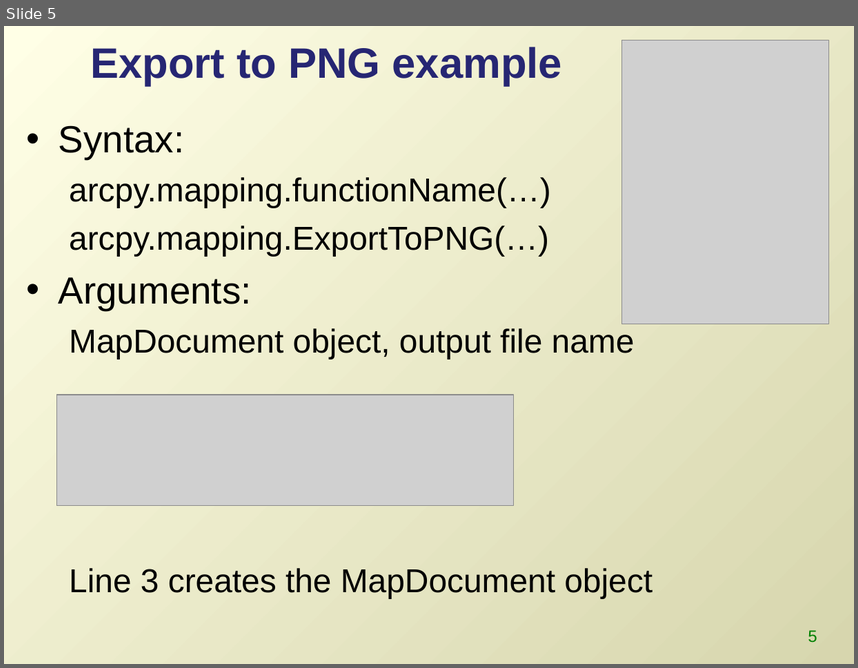
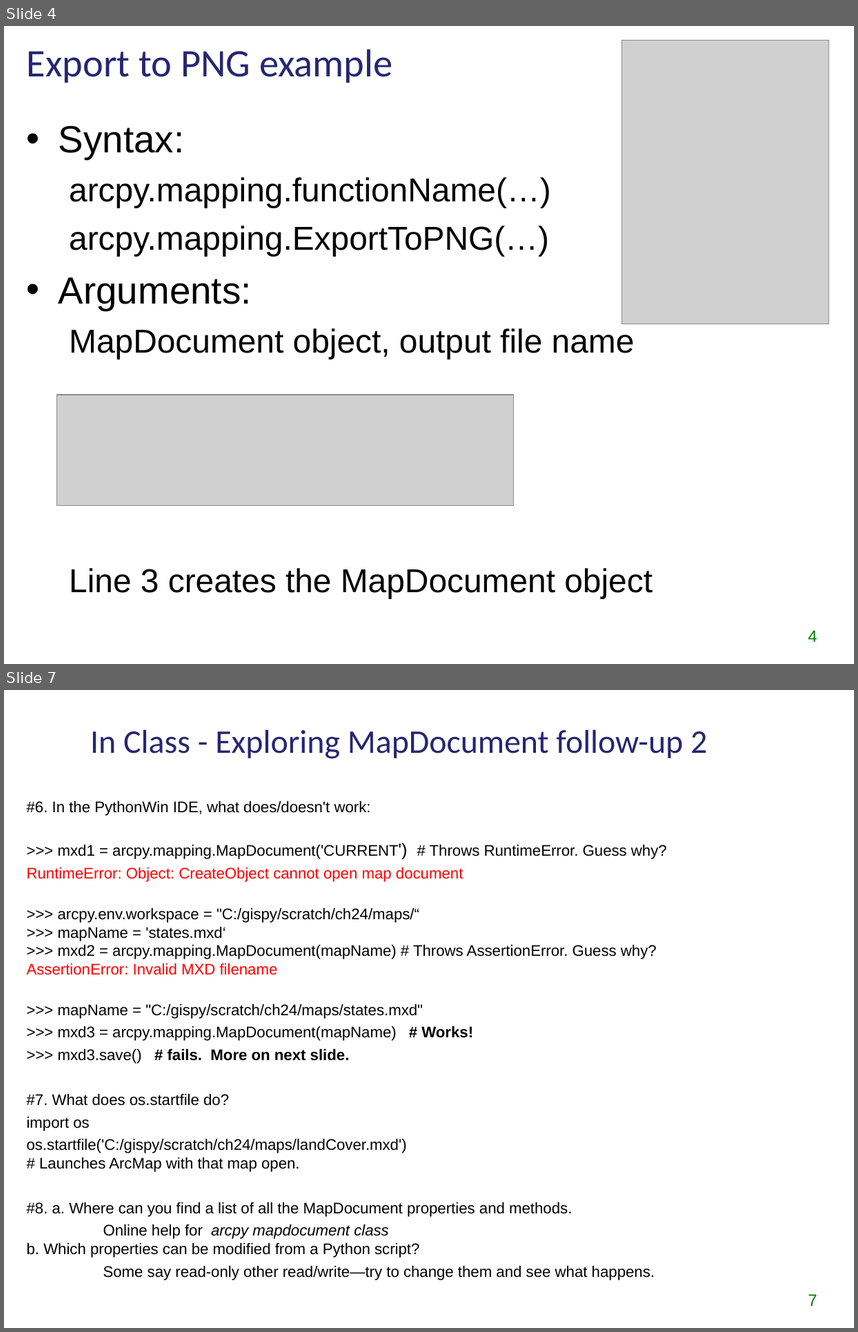
Before and after one commit to lgtateos/gis540, a slide deck: slides/arcpyMapping.ppt. Shown one above the other, each under a label of ours: slide 5 before the commit, slides 4 and 7 after it; the slides between them are not shown. The pictures are 858x668 and 858x1332 pixels, drawn with LibreOffice and Linux fonts; fonts in the diff are those of the drawing; grey boxes stand for pictures. Boxes give left, top, right and bottom in pixels: in the first picture for what was removed or moved away, otherwise in the second. Text is boxed around its words. In the diff, an @@ line names an element or a change of style, - is before the commit and + after.

```diff
--- a/slides/arcpyMapping.ppt
+++ b/slides/arcpyMapping.ppt
@@ slide 7 added at (x1=4, y1=690, x2=854, y2=1328), background #FFFFFF @@
@@ title added at (x1=90, y1=729, x2=707, y2=759), 28 pt, text #262673 @@
+In Class - Exploring MapDocument follow-up 2
@@ text added at (x1=27, y1=801, x2=667, y2=1280), 12.9 pt, text #000000 @@
+#6. In the PythonWin IDE, what does/doesn't work:
+>>> mxd1 = arcpy.mapping.MapDocument('CURRENT') # Throws RuntimeError. Guess why?
+RuntimeError: Object: CreateObject cannot open map document
+>>> arcpy.env.workspace = "C:/gispy/scratch/ch24/maps/“
+>>> mapName = 'states.mxd‘
+>>> mxd2 = arcpy.mapping.MapDocument(mapName) # Throws AssertionError. Guess why?
+AssertionError: Invalid MXD filename
+>>> mapName = "C:/gispy/scratch/ch24/maps/states.mxd"
+>>> mxd3 = arcpy.mapping.MapDocument(mapName) # Works!
+>>> mxd3.save() # fails. More on next slide.
+#7. What does os.startfile do?
+import os
+os.startfile('C:/gispy/scratch/ch24/maps/landCover.mxd')
+# Launches ArcMap with that map open.
+#8. a. Where can you find a list of all the MapDocument properties and methods.
+Online help for arcpy mapdocument class
+b. Which properties can be modified from a Python script?
+Some say read-only other read/write—try to change them and see what happens.
@@ page number added at (x1=808, y1=1294, x2=817, y2=1305), 14 pt, text #008000 @@
+7
@@ what was slide 5 is now slide 4 @@
@@ slide 4 changed as well @@
@@ background gradient #FFFFE6 to #D7D6AE to #FFFFFF @@
@@ title "Export to PNG example" moved from (x1=90, y1=47, x2=562, y2=86) to (x1=27, y1=49, x2=392, y2=83) @@
@@ title "Export to PNG example" at (x1=27, y1=49, x2=392, y2=83): size 36 to 33 pt, font Arial to Calibri, bold off @@
@@ page number at (x1=808, y1=630, x2=817, y2=641): text changed @@
-5
+4
```
Also in this commit, not shown: 25 other slides changed, 6 other slides added, 3 slides removed.
